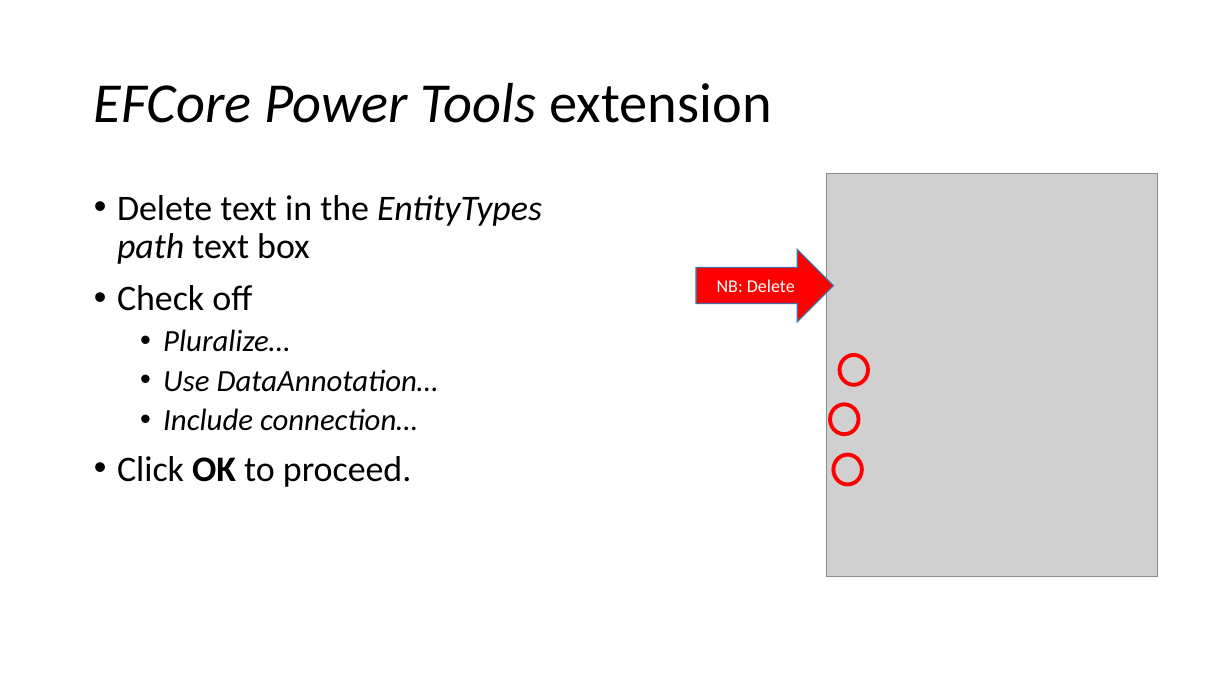
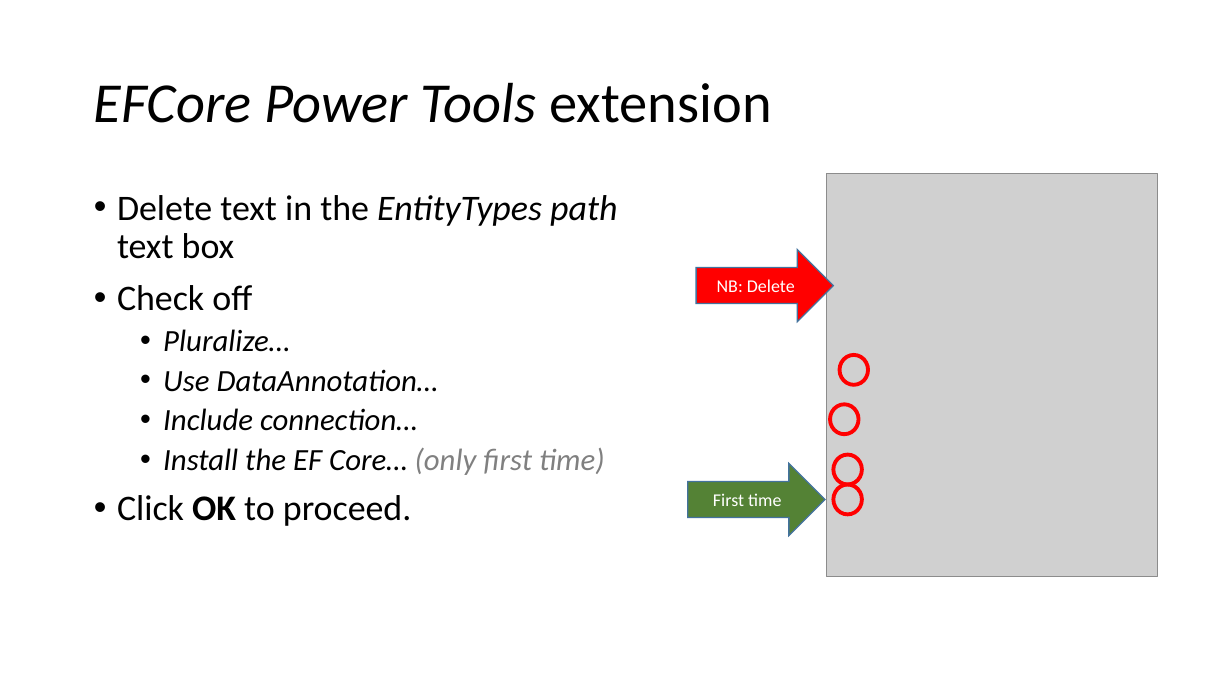
Before and after one commit to perslaursen/OOProg22, a slide deck: slide 37 of Chap/EFCore/Presentations/EFCoreEssentials.pptx (slide 36 before the commit). Drawn at 1232x693 pixels with LibreOffice and Linux fonts; fonts in the diff are those of the drawing; grey boxes stand for pictures; background and template pictures are left out. Boxes give left, top, right and bottom in pixels: in the first picture for what was removed or moved away, otherwise in the second. Text is boxed around its words. In the diff, an @@ line names an element or a change of style, - is before the commit and + after.

Commit message:
Updates to EFCore materials
Updates related to (the abandonment of) defining constructors for classes generated by EFC Power Tools.

```diff
--- a/Chap/EFCore/Presentations/EFCoreEssentials.pptx
+++ b/Chap/EFCore/Presentations/EFCoreEssentials.pptx
@@ text at (163, 448, 605, 475): paragraph added @@
+  • Install the EF Core… (only first time)
@@ right arrow added at (688, 464, 825, 536), fill #548235, outline #43739E 1 pt, 14 pt, text #FFFFFF @@
+First time
@@ ellipse added at (834, 484, 862, 514), outline #FF0000 3 pt @@
```
Also in this commit, not shown: 13 other slides changed, 2 slides added, 1 slide removed, 12 other files.
